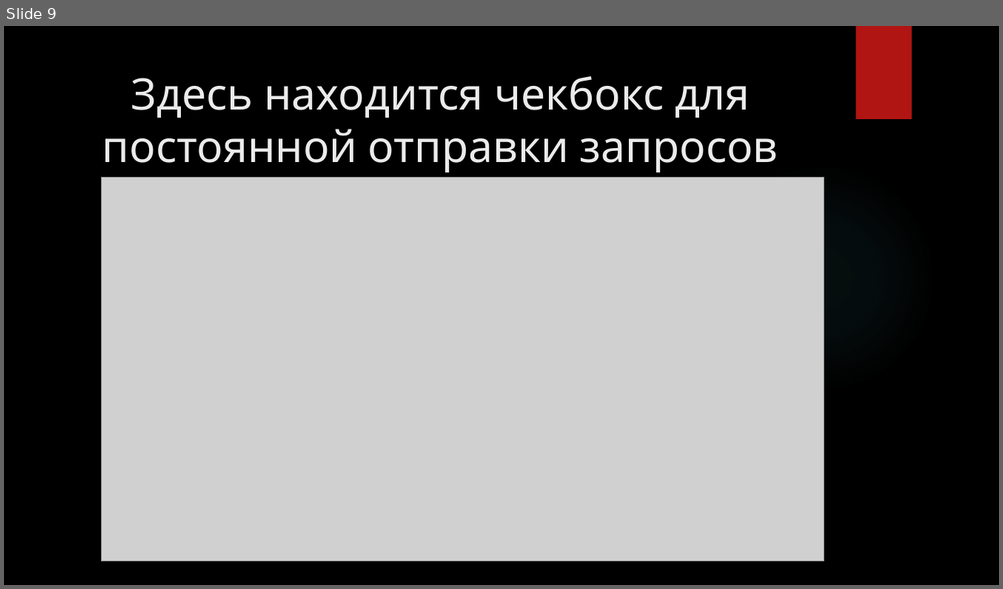
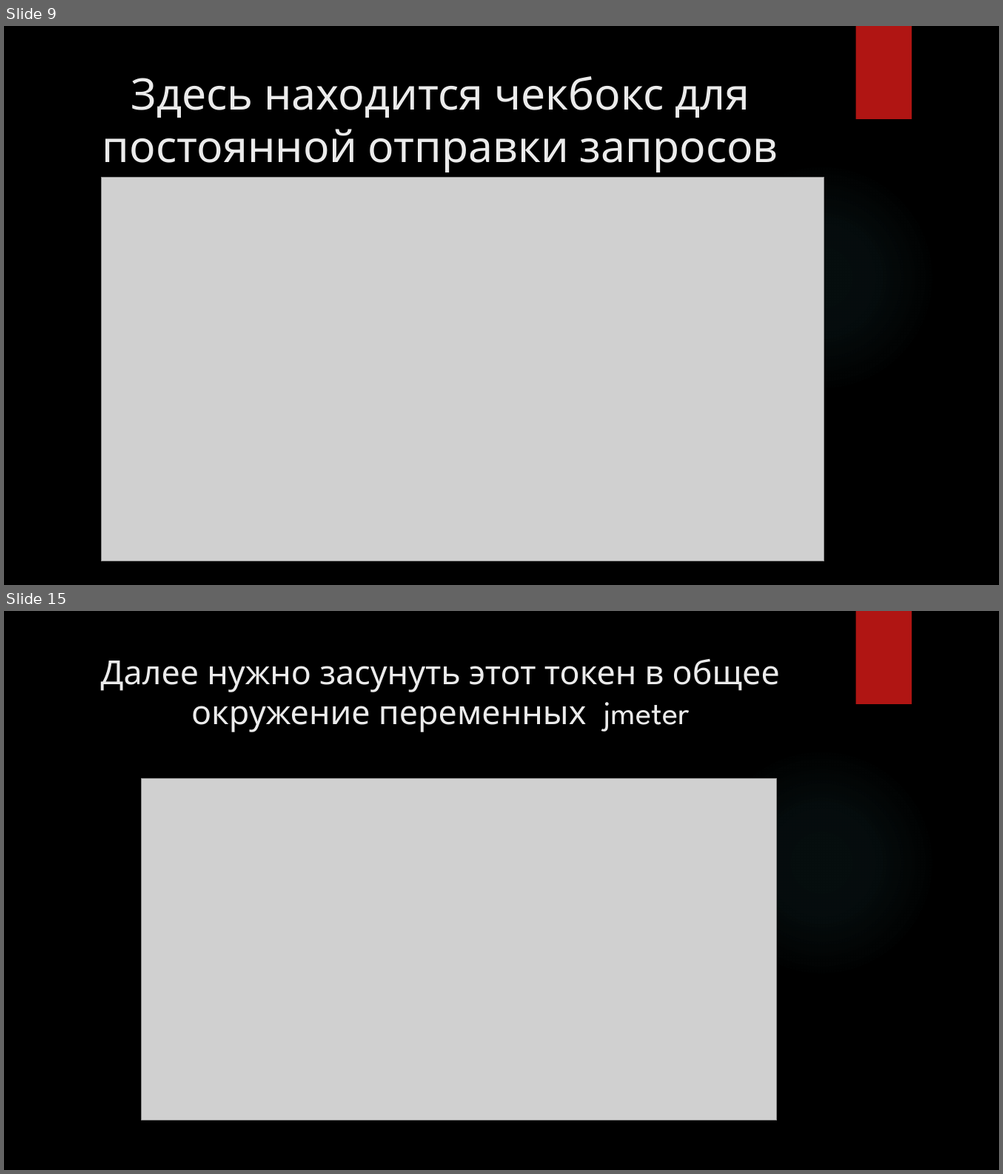
Before and after one commit to Aliaksei91/Jmeter, a slide deck: Jmeter.pptx. Shown one above the other, each under a label of ours: slide 9 before the commit, slides 9 and 15 after it; the slides between them are not shown. The pictures are 1003x589 and 1003x1174 pixels, drawn with LibreOffice and Linux fonts; fonts in the diff are those of the drawing; grey boxes stand for pictures; background and template pictures are left out. Boxes give left, top, right and bottom in pixels: in the first picture for what was removed or moved away, otherwise in the second. Text is boxed around its words. In the diff, an @@ line names an element or a change of style, - is before the commit and + after.

```diff
--- a/Jmeter.pptx
+++ b/Jmeter.pptx
@@ slide 15 added at (4, 611, 999, 1170), background picture (left out); not listed: 2 template elements that a slide beside it also shows @@
@@ title added at (101, 659, 780, 732), 32 pt, text #EBEBEB @@
+Далее нужно засунуть этот токен в общее окружение переменных jmeter
@@ picture added at (142, 778, 777, 1121) @@
```
Also in this commit, not shown: 20 other slides added, 1 other file.
